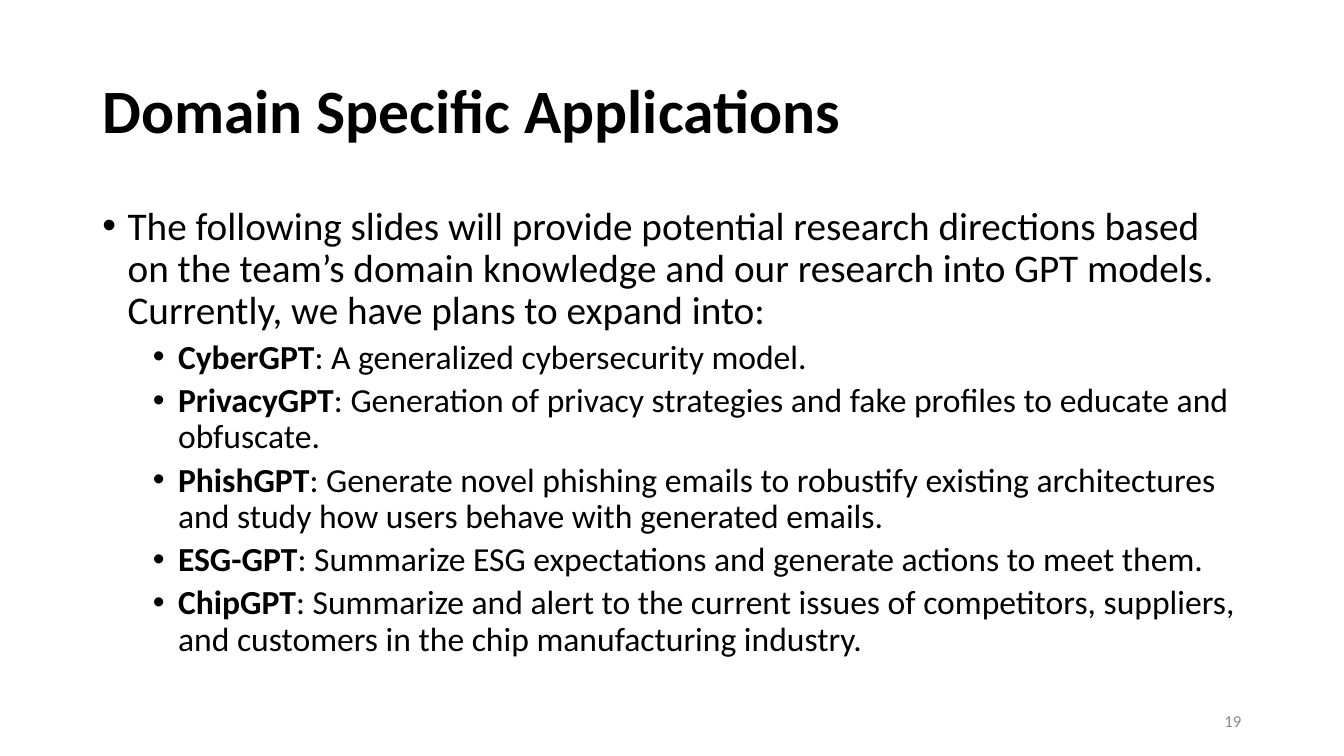
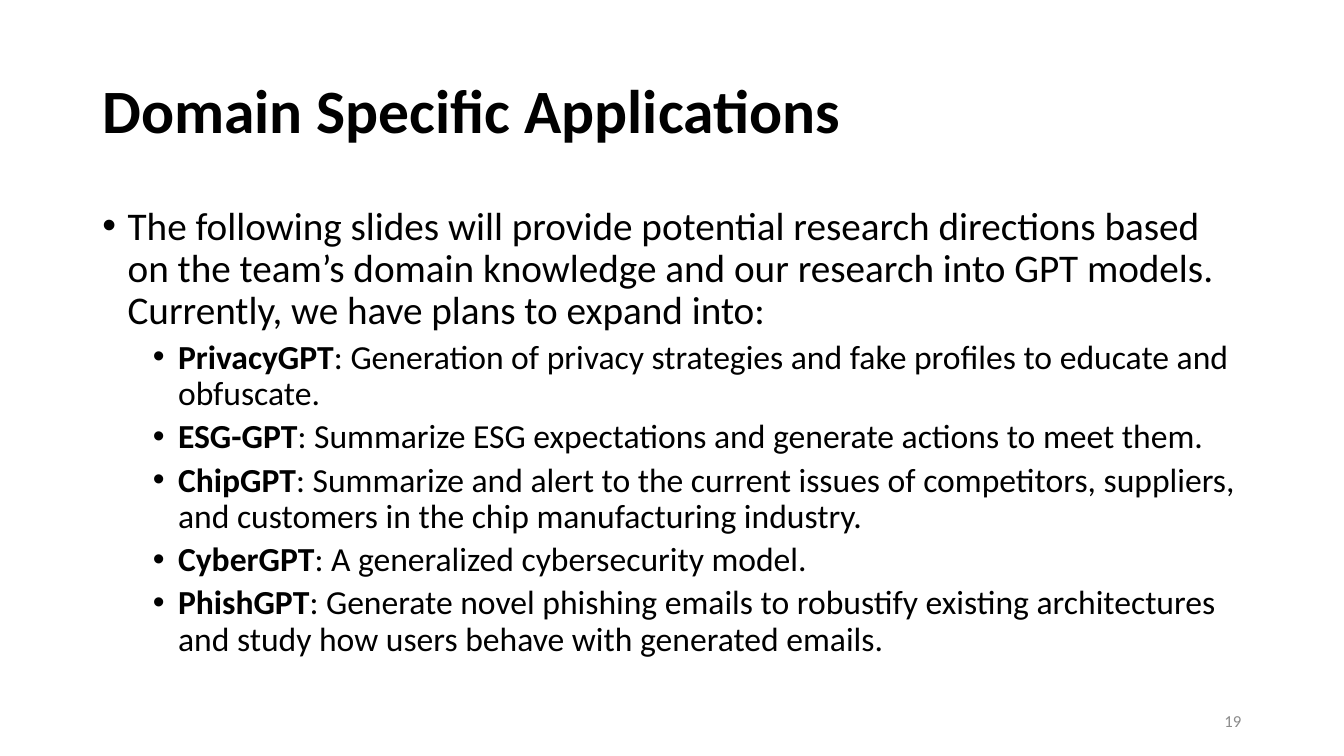
Before and after one commit to ailab-ua/courses, a slide deck: slide 19 of resources/GPT_Overview_April_2023.pptx. Drawn at 1344x756 pixels with LibreOffice and Linux fonts; fonts in the diff are those of the drawing. Boxes give left, top, right and bottom in pixels: in the first picture for what was removed or moved away, otherwise in the second. Text is boxed around its words. In the diff, an @@ line names an element or a change of style, - is before the commit and + after.

```diff
--- a/resources/GPT_Overview_April_2023.pptx
+++ b/resources/GPT_Overview_April_2023.pptx
@@ text at [178,345,807,375]: paragraph removed @@
-  • CyberGPT: A generalized cybersecurity model.
@@ text at [178,468,1216,534]: paragraph removed @@
-  • PhishGPT: Generate novel phishing emails to robustify existing architectures and study how users behave with generated emails.
@@ text at [178,547,1216,657]: paragraphs added @@
+  • CyberGPT: A generalized cybersecurity model.
+  • PhishGPT: Generate novel phishing emails to robustify existing architectures and study how users behave with generated emails.
```
